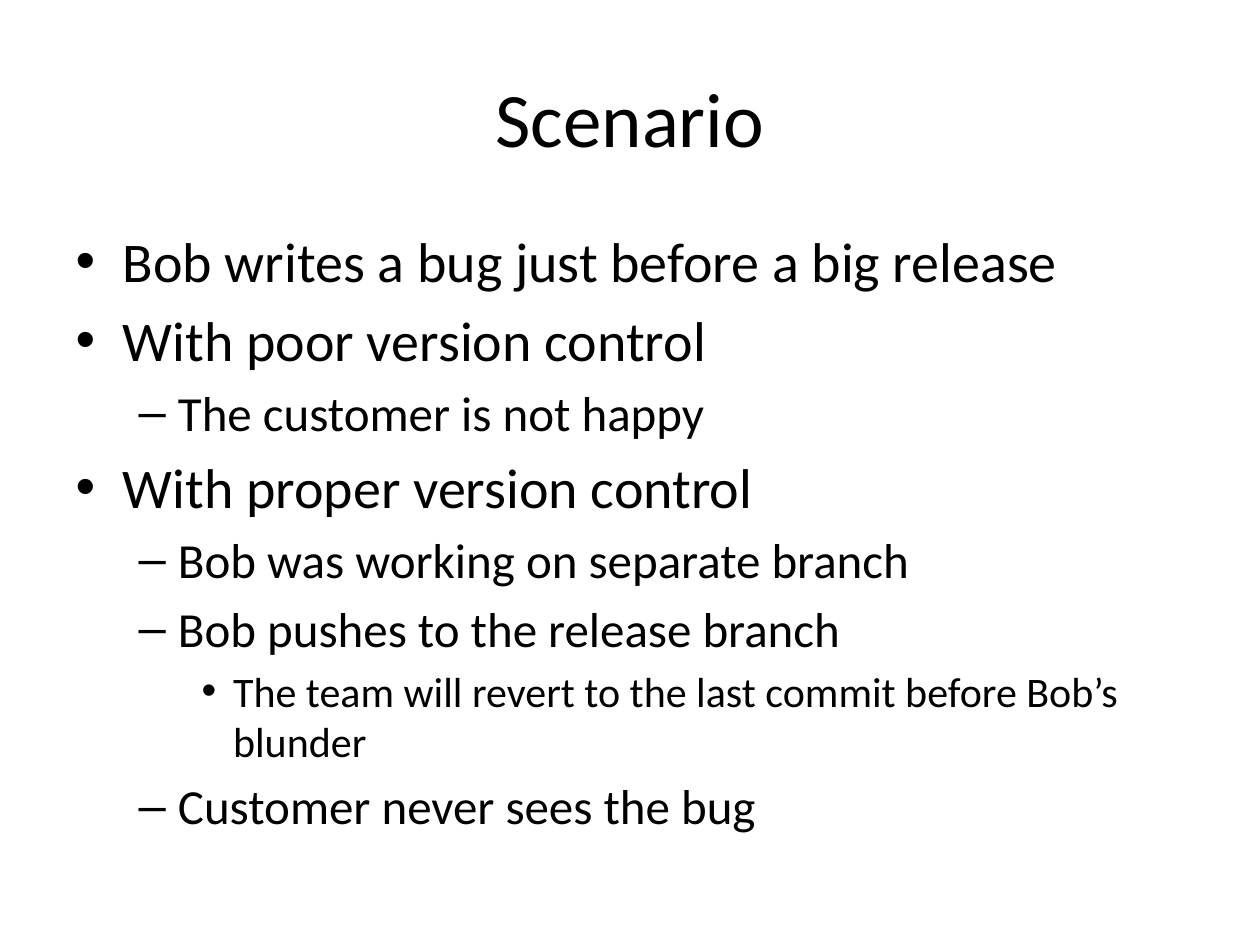
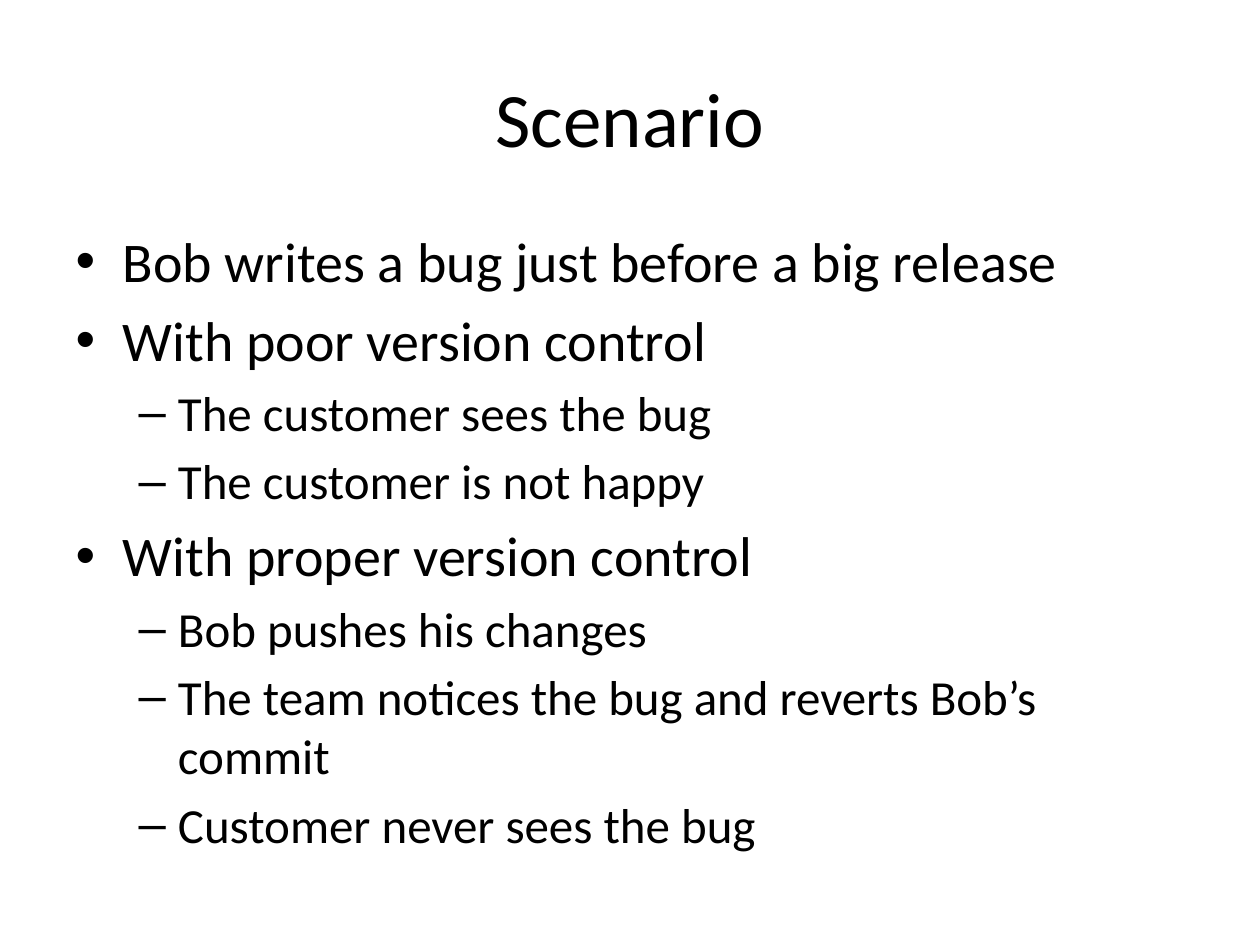
Before and after one commit to jessehartloff/CourseWebsite, a slide deck: slide 7 of static/courses/10-VersionControl.pptx. Drawn at 1260x945 pixels with LibreOffice and Linux fonts; fonts in the diff are those of the drawing. Boxes give left, top, right and bottom in pixels: in the first picture for what was removed or moved away, otherwise in the second. Text is boxed around its words. In the diff, an @@ line names an element or a change of style, - is before the commit and + after.

```diff
--- a/static/courses/10-VersionControl.pptx
+++ b/static/courses/10-VersionControl.pptx
@@ text at bbox=[178, 397, 711, 440]: paragraph added @@
+  – The customer sees the bug
@@ text at bbox=[178, 613, 1036, 775]: text changed @@
-  – Bob was working on separate branch
-  – Bob pushes to the release branch
-    • The team will revert to the last commit before Bob’s blunder
+  – Bob pushes his changes
+  – The team notices the bug and reverts Bob’s commit
```
Also in this commit, not shown: 6 other slides changed.
